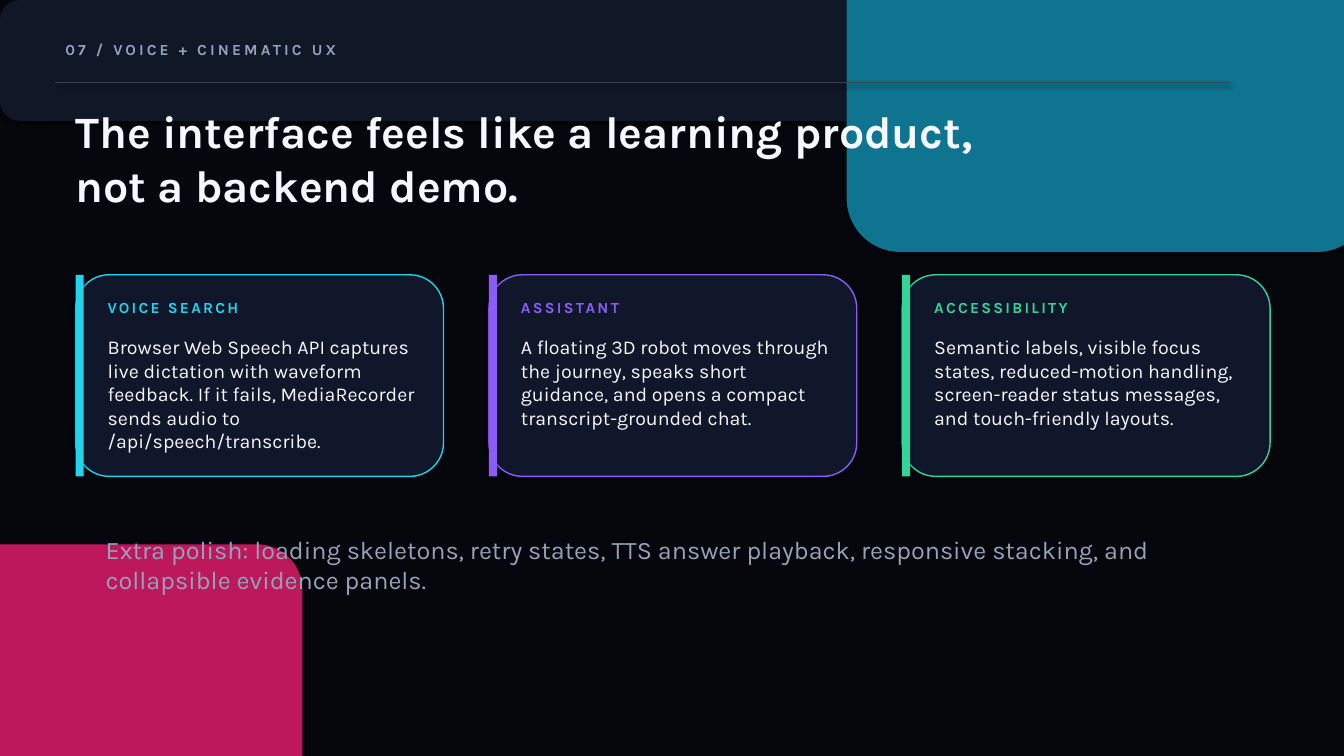
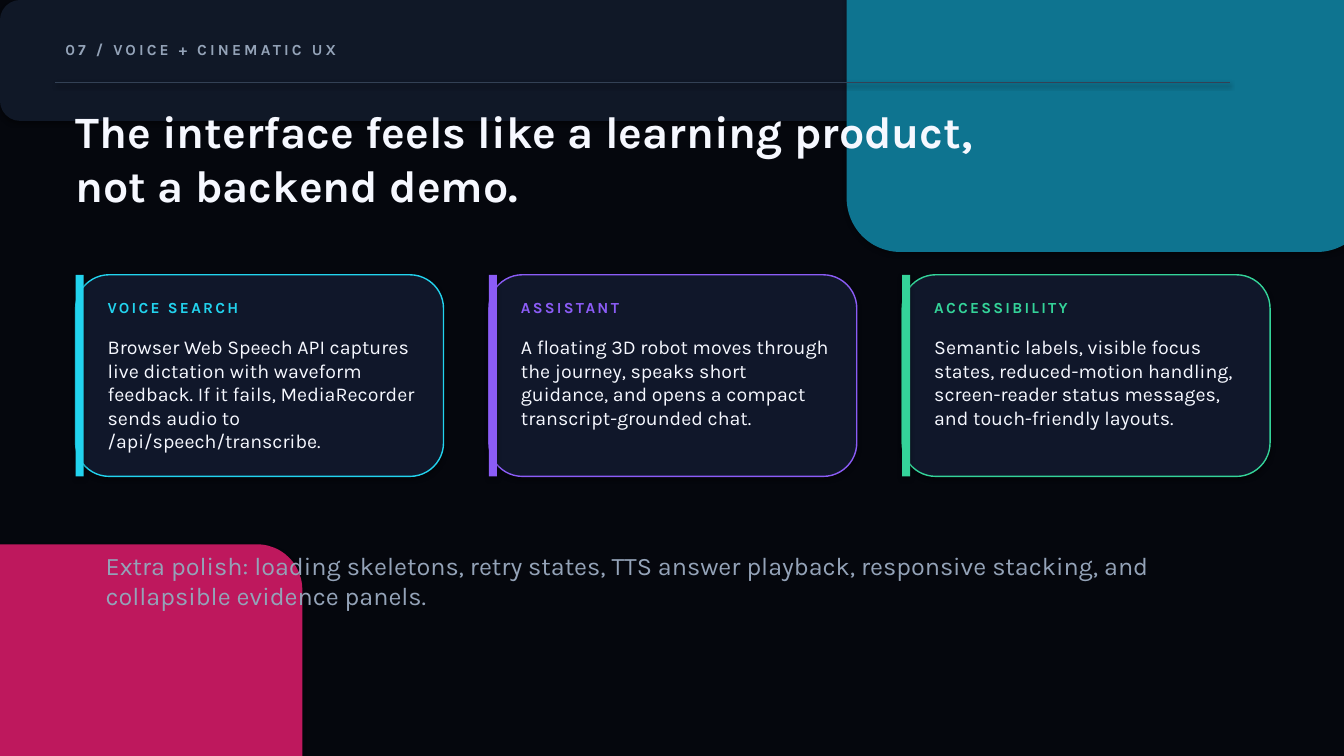
Before and after one commit to sabeurzarai/asktube-ai, a slide deck: slide 8 of docs/AskTube_AI_Presentation.pptx. Drawn at 1344x756 pixels with LibreOffice and Linux fonts; fonts in the diff are those of the drawing. Boxes give left, top, right and bottom in pixels: in the first picture for what was removed or moved away, otherwise in the second. Text is boxed around its words. In the diff, an @@ line names an element or a change of style, - is before the commit and + after.

```diff
--- a/docs/AskTube_AI_Presentation.pptx
+++ b/docs/AskTube_AI_Presentation.pptx
@@ text "Extra polish: loading skeletons, retry ...": place and size @@
-text "Extra polish: loading skeletons, retry ..." at <box>106,536,1148,596</box>
+text "Extra polish: loading skeletons, retry ..." at <box>106,552,1148,611</box>
```
Also in this commit, not shown: 6 other slides changed, 1 other file.
